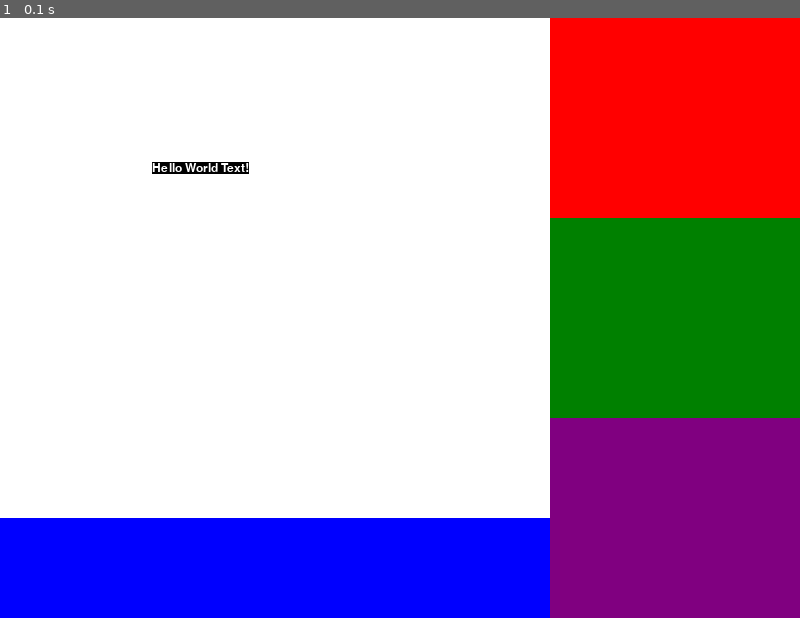
Above: before the commit, frame 1.
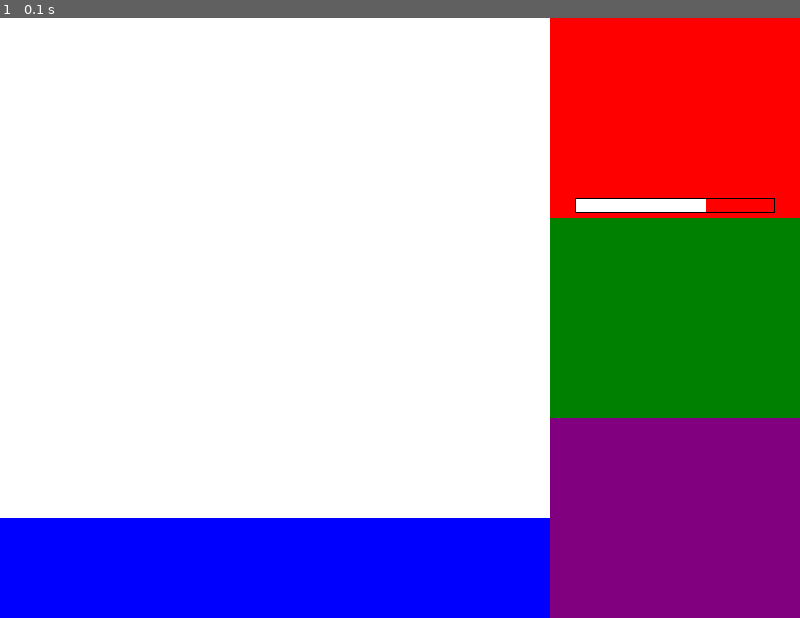
Above: after the commit, the same moment.

Repository: zz3430gs/Py_Game_RPG
Game: pygame game, started from game.py
The game is run twice, just before and just after one commit, with the same random seed, the same clock (stepped at 60 frames per second) and the same inputs.
Inputs:
- Up to frame 1 (0.1 s): no input

The runs differ from the first frame. In frame 1, 0.6% of the frame differs, in the area x 19-97%, y 24-33%.

Commit message:
Trying to get the menu running XP bar will work the way I want it to.

Diff:
--- a/game.py
+++ b/game.py
@@ -1,9 +1,27 @@
 import pygame, sys
 from pygame.locals import *
 from colors import *
+# import map
+import math
 
 
+def render_xp_bar( base_surf, hero):
+    x_y_wid_hei_for_outline = (575, 180, 200, 15)
+    fill_width = determine_xp_bar(hero['xp'], hero['next_lvl'])
+    x_y_wid_hei_for_fill = (576, 181, fill_width, 13)
+    empty_bar = pygame.draw.rect(base_surf, Black, x_y_wid_hei_for_outline, 1)
+    fill_bar = pygame.draw.rect(base_surf, White, x_y_wid_hei_for_fill)
 
+
+def determine_xp_bar( xp, next_lvl):
+    #     198 pixels max length so... xp/nxt_lvl = percent
+    percent = (xp / next_lvl)
+    bar_width = math.floor(percent * 198)
+    return bar_width
+
+
+hero = {'xp':330,
+        'next_lvl' : 500}
 pygame.init()
 DISPLAYSURF = pygame.display.set_mode((800,600))
 pygame.display.set_caption('Hello World')
@@ -25,7 +43,8 @@
     pygame.draw.rect(DISPLAYSURF, Green, command_box_dimensions)
     pygame.draw.rect(DISPLAYSURF, Purple, inventory_box_dimensions)
     pygame.draw.rect(DISPLAYSURF, Blue, battle_log)
-    DISPLAYSURF.blit(textSurfaceObj, textRectObj)
+    render_xp_bar(DISPLAYSURF,hero)
+    # DISPLAYSURF.blit(textSurfaceObj, textRectObj)
     for event in pygame.event.get():
         if event.type == QUIT:
             pygame.quit()
@@ -33,9 +52,7 @@
     pygame.display.update()
 
 
-def draw_char_status():
 
-    '''THIS SECTION OF CODE MOVES A CAT IMAGE AROUND, BASIC Animation'''
 # pygame.init()
 # FPS = 30
 # fpsClock = pygame.time.Clock()
@@ -75,4 +92,3 @@
 #
 #     pygame.display.update()
 #     fpsClock.tick(FPS)
-    '''THIS ENDS THE ANIMATION BASICS'''
--- /dev/null
+++ b/main_display.py
@@ -0,0 +1,103 @@
+import pygame, sys
+from pygame.locals import *
+from colors import *
+import map
+import math
+
+class Main_Display:
+    def __init__(self, Game):
+        self.window_width = 800
+        self.window_height = 600
+
+        pygame.init()
+        MAIN_SURFACE = pygame.display.set_mode((self.window_width,self.window_height))
+        pygame.display.set_caption('Simple RPG')
+
+
+
+    def render_inventory_menu(self,base_surf,hero):
+        x_y_wid_hei = (550,400,250,200)
+        inv = pygame.draw.rect(base_surf,Blue,x_y_wid_hei)
+#         TODO: Create Subsurface that interfaces with Inventory of game
+
+    # This will render a xp bar that is filled according to the Heros xp
+    def render_xp_bar(self,base_surf, hero):
+        x_y_wid_hei_for_outline = (575, 180, 200, 15)
+        fill_width = self.determine_xp_bar(hero.xp, hero.next_lvl)
+        x_y_wid_hei_for_fill = (576, 181, fill_width, 13)
+        empty_bar = pygame.draw.rect(base_surf, Black, x_y_wid_hei_for_outline, 1)
+        fill_bar = pygame.draw.rect(base_surf, White, x_y_wid_hei_for_fill)
+
+    @staticmethod
+    def determine_xp_bar(xp, next_lvl):
+        #     198 pixels max length so... xp/nxt_lvl = percent
+        percent = (xp / next_lvl)
+        bar_width = math.floor(percent * 198)
+        return bar_width
+
+    def render_char_stat_display(self,base_surf,hero):
+        x_y_wid_hei =(550,0,250,200)
+        char_stats = pygame.draw.rect(base_surf,Green,x_y_wid_hei)
+        # todo: put this in a thread that watches the Hero class for xp_events
+        self.render_xp_bar(base_surf,hero)
+#         TODO: Create this Subsurface for live updating from data
+
+    def render_basic_commands(self,base_surf):
+        x_y_wid_hei =(550,200,250,200)
+        commands = pygame.draw.rect(base_surf,Yellow,x_y_wid_hei)
+#         TODO: Create This subsurface to live update as game state changes
+# TODO: Such as all those display methods you wrote, giving choices
+
+    def render_world_event_log(self,base_surf):
+        # TODO: This should have a thread that watches for events
+        x_y_wid_hei = (0,500,550,100)
+        event_log = pygame.draw.rect(base_surf,Brown,x_y_wid_hei)
+#         TODO: Create this subsurface, it will be a world event log(Such as PLayer found 30 gold.
+#           todo: or Player Rests for the night. ETC
+
+    def render_battle_menu(self,base_surf,hero):
+        x_y_wid_hei = (0,500,550,100)
+        battle_menu = pygame.draw.rect(base_surf,Red,x_y_wid_hei)
+# TODO:        This will render over the world log when combat occurs. Hopefully
+
+    def visible_map(self,base_surf):
+        x_pos = 0
+        y_pos = 0
+        height = 500
+        width = 550
+
+
+
+pygame.init()
+DISPLAYSURF = pygame.display.set_mode((800,600))
+pygame.display.set_caption('Hello World')
+
+fontObj = pygame.font.Font('freesansbold.ttf',12)
+textSurfaceObj = fontObj.render('Hello World Text!', True, White, Black)
+textRectObj = textSurfaceObj.get_rect()
+textRectObj.center = (200,150)
+# x,y of top left corner and then w&h
+char_stat_box_dimensions = (550,0,250,200)
+command_box_dimensions = (550,200,250,200)
+inventory_box_dimensions = (550,400,250,200)
+
+battle_log = (0,500,550,100)
+
+while True:
+    DISPLAYSURF.fill(White)
+    pygame.draw.rect(DISPLAYSURF, Red, char_stat_box_dimensions)
+    pygame.draw.rect(DISPLAYSURF, Green, command_box_dimensions)
+    pygame.draw.rect(DISPLAYSURF, Purple, inventory_box_dimensions)
+    pygame.draw.rect(DISPLAYSURF, Blue, battle_log)
+    # DISPLAYSURF.blit(textSurfaceObj, textRectObj)
+    for event in pygame.event.get():
+        if event.type == QUIT:
+            pygame.quit()
+            sys.exit()
+    pygame.display.update()
+
+
+
+def draw_char_status():
+
+    '''THIS SECTION OF CODE MOVES A CAT IMAGE AROUND, BASIC Animation'''
--- a/map.py
+++ b/map.py
@@ -4,98 +4,122 @@
 import sys
 from pygame.locals import *
 
+class Map_Maker:
+    def __init__(self):
 
-# http://usingpython.com/adding-an-inventory/
-# Sort out how to make walls block movement
-WALL = 0
-HALL = 1
-DOOR = 2
-WATER = 3
-WOOD = 4
-PENT = 5
+        # http://usingpython.com/adding-an-inventory/
+        # Sort out how to make walls block movement
+        WALL = 0
+        HALL = 1
+        DOOR = 2
+        WATER = 3
+        WOOD = 4
+        PENT = 5
 
-tile_map = [
-    [WALL,WALL,WALL,WALL,WALL,WALL,WALL],
-    [WALL,HALL,HALL,HALL,HALL,HALL,WALL],
-    [WALL,HALL,WALL,WALL,WALL,DOOR,WALL],
-    [WALL,HALL,DOOR,HALL,HALL,HALL,WALL],
-    [WALL,HALL,WALL,HALL,HALL,HALL,WALL],
-    [WALL,HALL,WALL,WALL,WALL,WALL,WALL],
-    [WALL,WALL,WALL,WALL,WALL,WALL,WALL],
-    [WOOD,WOOD,WOOD,WOOD,WOOD,WOOD,WOOD]
-]
-HERO = pygame.image.load('sprites/Hero.png')
-textures = {
-    WALL: pygame.image.load('sprites/dung_wall_25px.png'),
-    HALL: pygame.image.load('sprites/dung_floor_25px.png'),
-    DOOR: pygame.image.load('sprites/door_25px.png'),
-    WATER: pygame.image.load('sprites/water_25px.png'),
-    WOOD: pygame.image.load('sprites/wood_25px.png'),
-    PENT: pygame.image.load('sprites/penta_25px.png')
-}
-hero_pos = [0, 0]
+        tile_map = [
+            [WALL,WALL,WALL,WALL,WALL,WALL,WALL],
+            [WALL,HALL,HALL,HALL,HALL,HALL,WALL],
+            [WALL,HALL,WALL,WALL,WALL,DOOR,WALL],
+            [WALL,HALL,DOOR,HALL,HALL,HALL,WALL],
+            [WALL,HALL,WALL,HALL,HALL,HALL,WALL],
+            [WALL,HALL,WALL,WALL,WALL,WALL,WALL],
+            [WALL,WALL,WALL,WALL,WALL,WALL,WALL],
+            [WOOD,WOOD,WOOD,WOOD,WOOD,WOOD,WOOD]
+        ]
 
-TILE_SIZE = 25
-MAP_WIDTH = 20
-MAP_HEIGHT = 20
-resources = [WALL,WATER,DOOR,WOOD,HALL,PENT]
-# Hard Coded for now, this will randomize poorly atm, but not check for
-# rand_tile_map = [[random.choice(resources) for w in range(MAP_WIDTH)] for h in range(MAP_HEIGHT)]
-rand_tile_map = [[WALL for w in range(MAP_WIDTH)] for h in range(MAP_HEIGHT)]
+        HERO = pygame.image.load('sprites/Hero.png')
 
-def modify_map_tiles(map_to_mod):
-    for rw in range(MAP_HEIGHT):
-        for cl in range(MAP_WIDTH):
-            randNum = random.randint(0,30)
-            if randNum == 0:
-                tile = WATER
-            elif randNum in range(1,6):
-                tile = WALL
-            elif randNum in range(7,18):
-                tile = HALL
-            elif randNum in range(19,22):
-                tile = DOOR
-            elif randNum == 30:
-                tile = PENT
-            else:
-                tile = WOOD
-            map_to_mod[rw][cl] = tile
+        textures = {
+            WALL: pygame.image.load('sprites/dung_wall_25px.png'),
+            HALL: pygame.image.load('sprites/dung_floor_25px.png'),
+            DOOR: pygame.image.load('sprites/door_25px.png'),
+            WATER: pygame.image.load('sprites/water_25px.png'),
+            WOOD: pygame.image.load('sprites/wood_25px.png'),
+            PENT: pygame.image.load('sprites/penta_25px.png')
+        }
+        hero_pos = [0, 0]
 
-modify_map_tiles(rand_tile_map)
-print(rand_tile_map)
+        TILE_SIZE = 25
+        MAP_WIDTH = 50
+        MAP_HEIGHT = 50
+        SCREEN_WIDTH = 22
+        SCREEN_HEIGHT = 20
+
+        resources = [WALL,WATER,DOOR,WOOD,HALL,PENT]
+        # Hard Coded for now, this will randomize poorly atm, but not check for
+        # rand_tile_map = [[random.choice(resources) for w in range(MAP_WIDTH)] for h in range(MAP_HEIGHT)]
+        rand_tile_map = [[WALL for w in range(MAP_WIDTH)] for h in range(MAP_HEIGHT)]
+
+        def modify_map_tiles(map_to_mod):
+            for rw in range(MAP_HEIGHT):
+                for cl in range(MAP_WIDTH):
+                    randNum = random.randint(0,30)
+                    if randNum == 0:
+                        tile = WATER
+                    elif randNum in range(1,6):
+                        tile = WALL
+                    elif randNum in range(7,18):
+                        tile = HALL
+                    elif randNum in range(19,22):
+                        tile = DOOR
+                    elif randNum == 30:
+                        tile = PENT
+                    else:
+                        tile = WOOD
+                    map_to_mod[rw][cl] = tile
+
+        modify_map_tiles(rand_tile_map)
+        print(rand_tile_map)
 
 
-pygame.init()
-SURF = pygame.display.set_mode((MAP_WIDTH*TILE_SIZE, MAP_HEIGHT*TILE_SIZE))
-def check_walls_near_hero(map, hero_pos):
+        pygame.init()
+        SURF = pygame.display.set_mode((MAP_WIDTH*TILE_SIZE, MAP_HEIGHT*TILE_SIZE))
+        # def check_walls_near_hero(map, hero_pos):
 
-while True:
-    # Listen for events, this is about to get a whole lot bigger
-    for event in pygame.event.get():
-        print(event)
-        if event.type == QUIT:
-            pygame.quit()
-            sys.exit
-        # THIS BLOCK TO BE SEPERTED INTO THE INPUT CONTROLLER
+        while True:
+            # Listen for events, this is about to get a whole lot bigger
+            for event in pygame.event.get():
+                print(event)
+                if event.type == QUIT:
+                    pygame.quit()
+                    sys.exit
+                # THIS BLOCK TO BE SEPERTED INTO THE INPUT CONTROLLER
 
-        # TODO: write a check for walls method that constantly runs, and checks if the four surrounding blocks are walls
-        elif event.type == KEYDOWN:
-            if(event.key == K_RIGHT) and hero_pos[0] < MAP_WIDTH-1 and hero_pos[0]+1 != WALL:
-                hero_pos[0] += 1
-            if (event.key == K_LEFT) and hero_pos[0] >= 1:
-                hero_pos[0] -= 1
-            if (event.key == K_UP) and hero_pos[1] >= 1:
-                hero_pos[1] -= 1
-            if (event.key == K_DOWN) and hero_pos[1] < MAP_HEIGHT-1:
-                hero_pos[1] += 1
-            if (event.key == K_a):
-    #             ATTACK!
-                print('ATTACKING!')
-    # Rando gen the map
-    for row in range(MAP_HEIGHT):
-        for column in range(MAP_WIDTH):
-            SURF.blit(textures[rand_tile_map[row][column]],(column*TILE_SIZE,row*TILE_SIZE))
+                # TODO: write a check for walls method that constantly runs, and checks if the four surrounding blocks are walls
+                elif event.type == KEYDOWN:
+                    if(event.key == K_RIGHT) and hero_pos[0] < MAP_WIDTH-1 and hero_pos[0]+1 != WALL:
+                        hero_pos[0] += 1
+                    if (event.key == K_LEFT) and hero_pos[0] >= 1:
+                        hero_pos[0] -= 1
+                    if (event.key == K_UP) and hero_pos[1] >= 1:
+                        hero_pos[1] -= 1
+                    if (event.key == K_DOWN) and hero_pos[1] < MAP_HEIGHT-1:
+                        hero_pos[1] += 1
+                    if (event.key == K_a):
+            #             ATTACK!
+                        print('ATTACKING!')
+            # Rando gen the map
+            # SURF = pygame.display.set_mode((MAP_WIDTH*TILE_SIZE, MAP_HEIGHT*TILE_SIZE))
 
-    # display the Hero
-    SURF.blit(HERO,(hero_pos[0]*TILE_SIZE, hero_pos[1]*TILE_SIZE))
-    pygame.display.update()
+        def draw_map(self,screen,camera_x,camera_y):
+            for y in range(MAP_HEIGHT):
+                for x in range(MAP_WIDTH):
+                    tile_pos_x = (x*TILE_SIZE)-camera_x
+                    tile_pos_y = (y*TILE_SIZE)-camera_y
+                    if (onscreen(tile_pos_x,tile_pos_y)):
+                        SURF[y][x].draw(screen,x*TILE_SIZE,y*TILE_SIZE)
+
+        def onscreen(x,y):
+            return not (x<TILE_SIZE or x>SCREEN_WIDTH or
+                        y<TILE_SIZE or y>SCREEN_HEIGHT)
+
+            # for row in range(MAP_HEIGHT):
+            #     for column in range(MAP_WIDTH):
+            #         SURF.blit(textures[rand_tile_map[row][column]],(column*TILE_SIZE,row*TILE_SIZE))
+
+            # display the Hero
+            SURF.blit(HERO,(hero_pos[0]*TILE_SIZE, hero_pos[1]*TILE_SIZE))
+            pygame.display.update()
+
+mapmaker= Map_Maker
+mapmaker()
--- /dev/null
+++ b/testing.py
@@ -0,0 +1,4 @@
+# import main_display
+import math
+xp = 1199
+next_lvl = 1200
